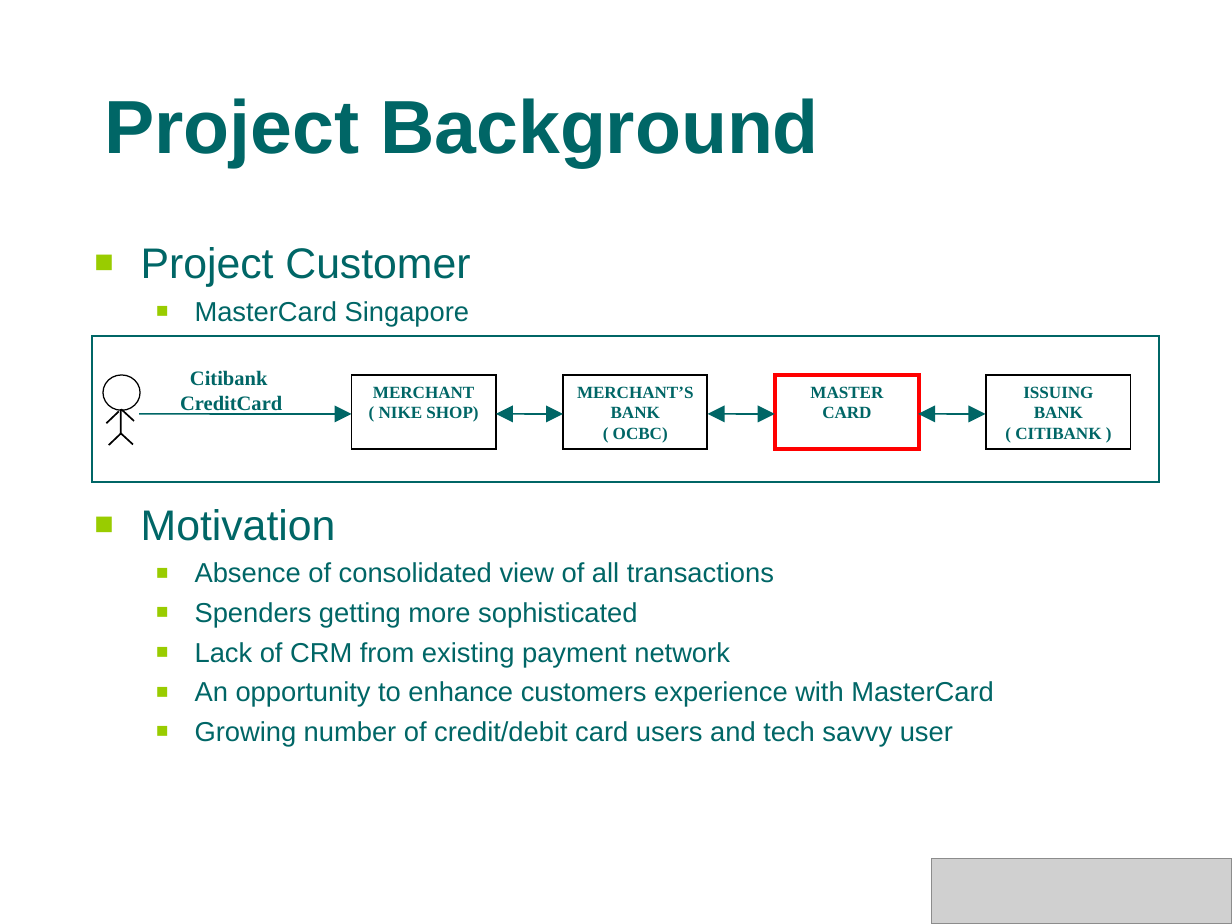
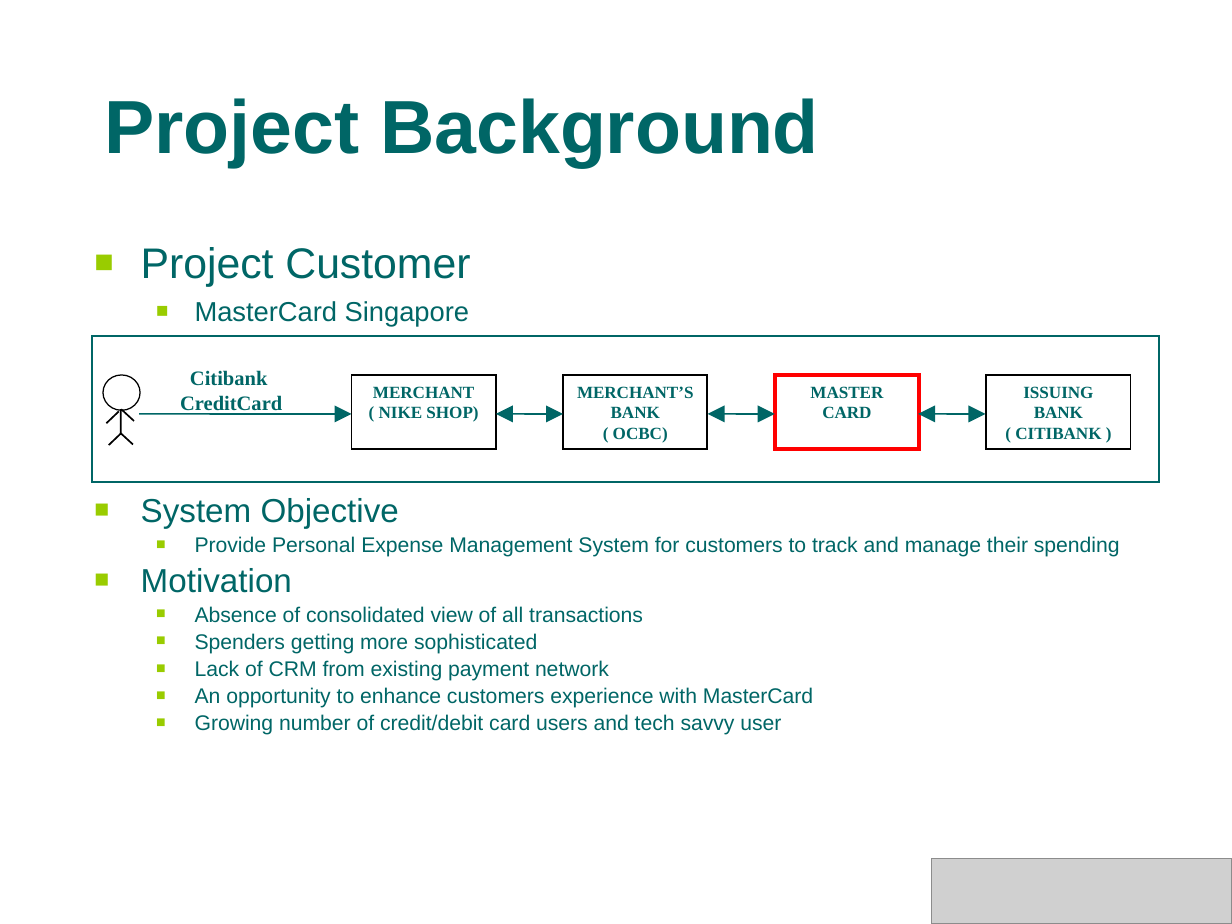
Before and after one commit to s4kshya/leezdr-repository, a slide deck: slide 3 of Exam Paper/MTECH_PROJ/Presentation/phase1.ppt. Drawn at 1232x924 pixels with LibreOffice and Linux fonts; fonts in the diff are those of the drawing; grey boxes stand for pictures; background and template pictures are left out. Boxes give left, top, right and bottom in pixels: in the first picture for what was removed or moved away, otherwise in the second. Text is boxed around its words. In the diff, an @@ line names an element or a change of style, - is before the commit and + after.

```diff
--- a/Exam Paper/MTECH_PROJ/Presentation/phase1.ppt
+++ b/Exam Paper/MTECH_PROJ/Presentation/phase1.ppt
@@ text at (141,498,1120,557): paragraphs added @@
+■ System Objective
+  ■ Provide Personal Expense Management System for customers to track and manage their spending
@@ text at (141,568,813,735): size 25 to 19.4 pt in "Motivation"; size 16 to 12.4 pt in "Absence of consolidated view of all transactions", "Spenders getting more sophisticated", "Lack of CRM from existing payment network", "An opportunity to enhance customers experience with ..." and 1 more places; line spacing 1 to 0.8 @@
```
Also in this commit, not shown: 7 other slides changed, 1 slide added, 1 other file.
